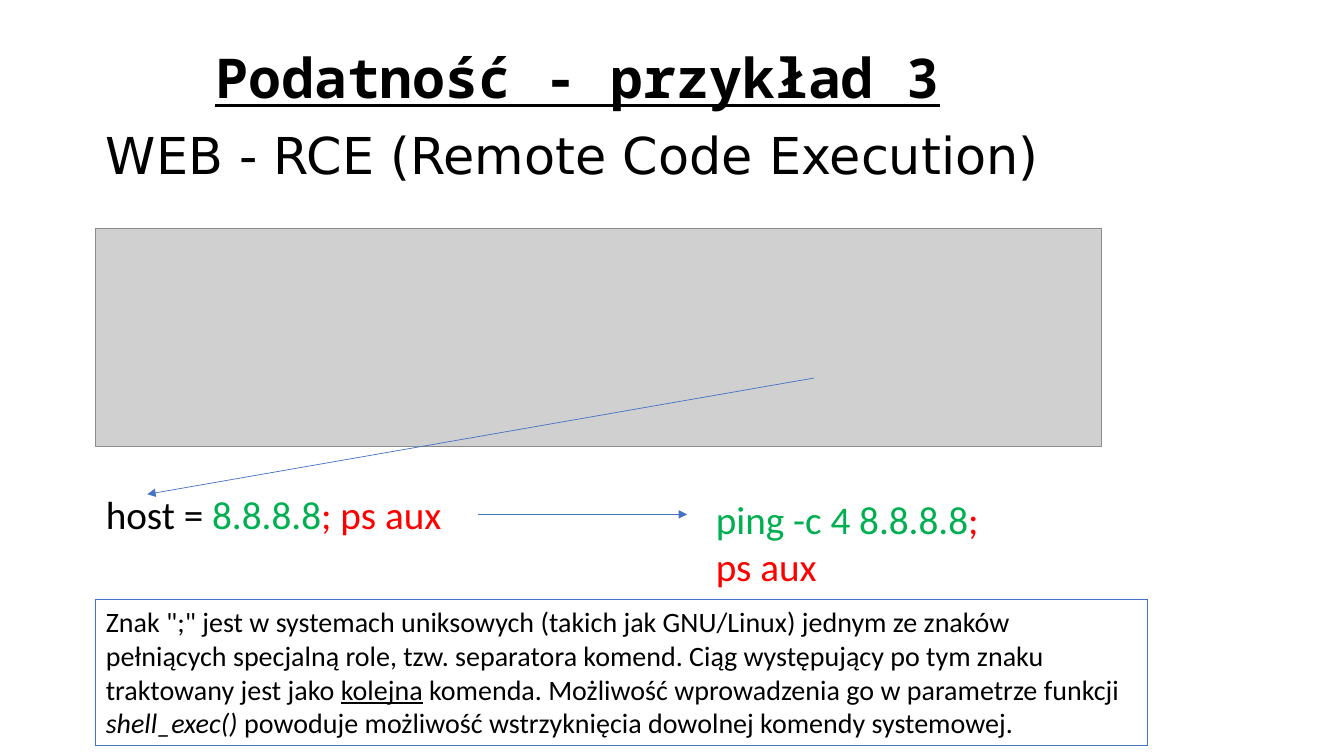
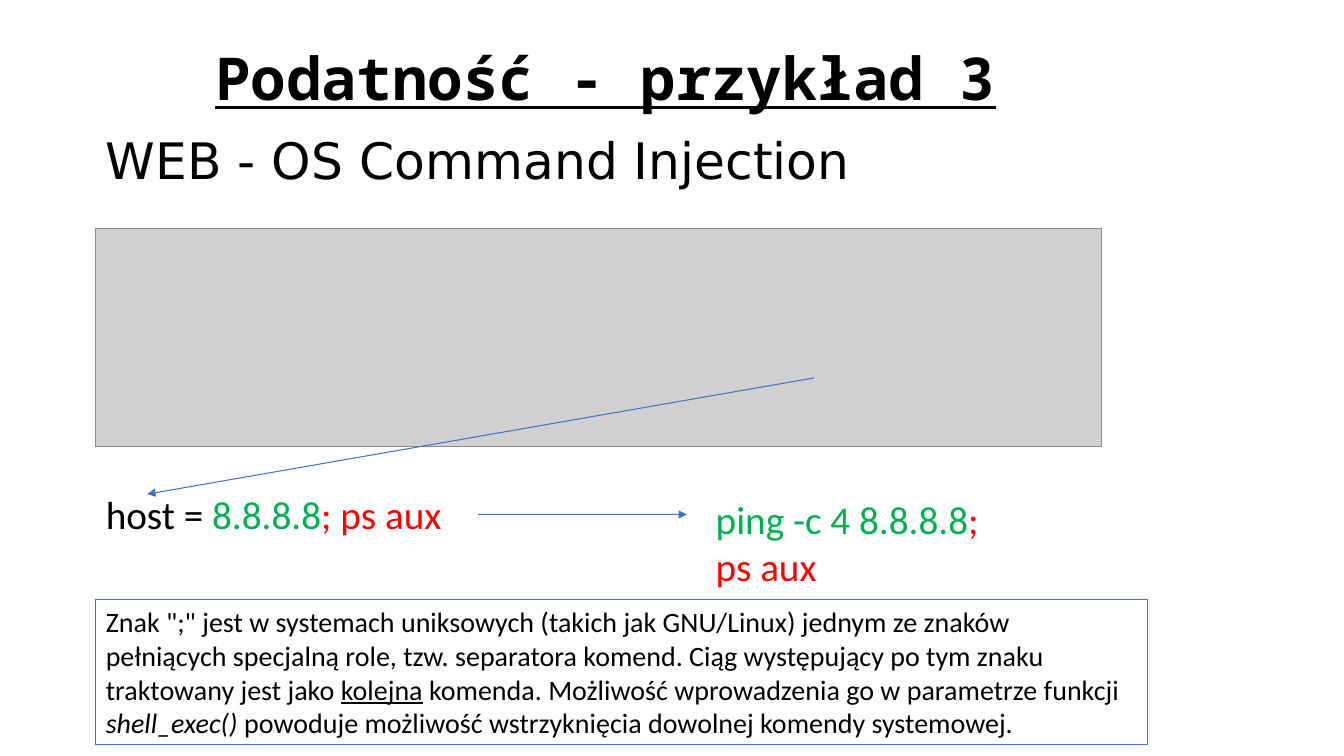
Before and after one commit to ewilded/DFIR, a slide deck: slide 35 of 2_Wprowadzenie_do_bezpieczenstwa_IT.pptx. Drawn at 1344x756 pixels with LibreOffice and Linux fonts; fonts in the diff are those of the drawing; grey boxes stand for pictures. Boxes give left, top, right and bottom in pixels: in the first picture for what was removed or moved away, otherwise in the second. Text is boxed around its words. In the diff, an @@ line names an element or a change of style, - is before the commit and + after.

```diff
--- a/2_Wprowadzenie_do_bezpieczenstwa_IT.pptx
+++ b/2_Wprowadzenie_do_bezpieczenstwa_IT.pptx
@@ title "Podatność - przykład 3" at [215,54,995,115]: size 39.2 to 42.2 pt @@
@@ text at [106,140,849,190]: text changed; size 36.3 to 35.9 pt @@
-WEB - RCE (Remote Code Execution)
+WEB - OS Command Injection
@@ arrow removed from (815, 378) to (147, 494) @@
@@ freeform shape added at [147,378,814,494], outline #4472C4 0.75 pt @@
```
Also in this commit, not shown: 75 other slides changed, 4 other files.
